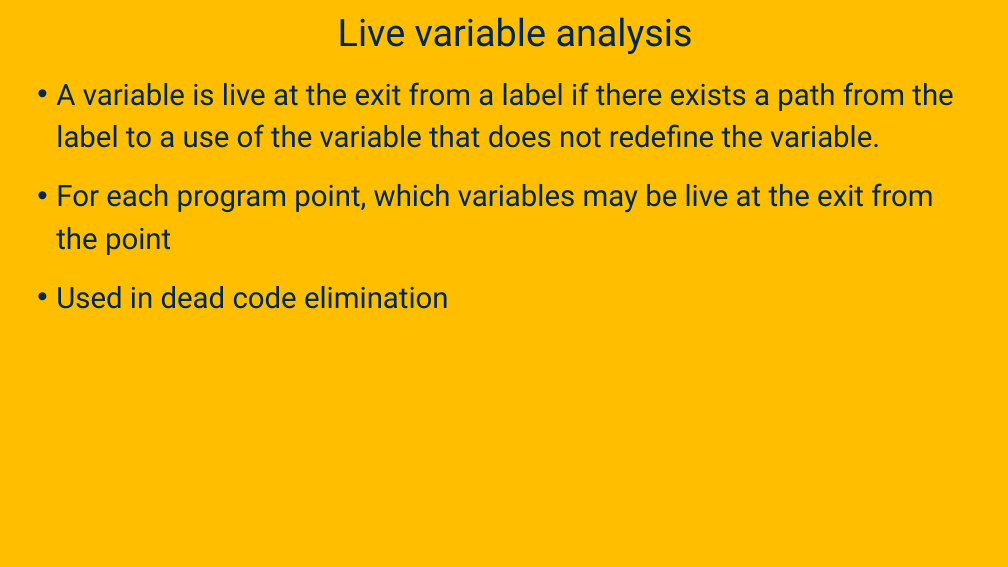
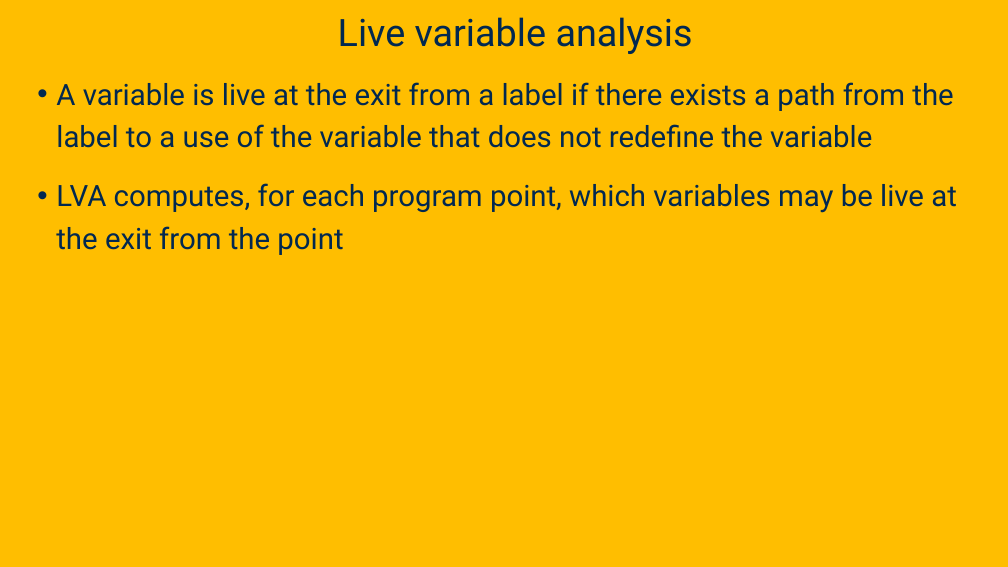
Before and after one commit to davsec-teaching/ECS289C-Spring2025, a slide deck: slide 54 of slides/3_data_flow_analysis.pptx (slide 50 before the commit). Drawn at 1008x567 pixels with LibreOffice and Linux fonts; fonts in the diff are those of the drawing; background and template pictures are left out. Boxes give left, top, right and bottom in pixels: in the first picture for what was removed or moved away, otherwise in the second. Text is boxed around its words. In the diff, an @@ line names an element or a change of style, - is before the commit and + after.

```diff
--- a/slides/3_data_flow_analysis.pptx
+++ b/slides/3_data_flow_analysis.pptx
@@ text at [56, 82, 957, 255]: text changed @@
-• A variable is live at the exit from a label if there exists a path from the label to a use of the variable that does not redefine the variable.
-• For each program point, which variables may be live at the exit from the point
-• Used in dead code elimination
+• A variable is live at the exit from a label if there exists a path from the label to a use of the variable that does not redefine the variable
+• LVA computes, for each program point, which variables may be live at the exit from the point
```
Also in this commit, not shown: 50 other slides changed, 4 slides added.
